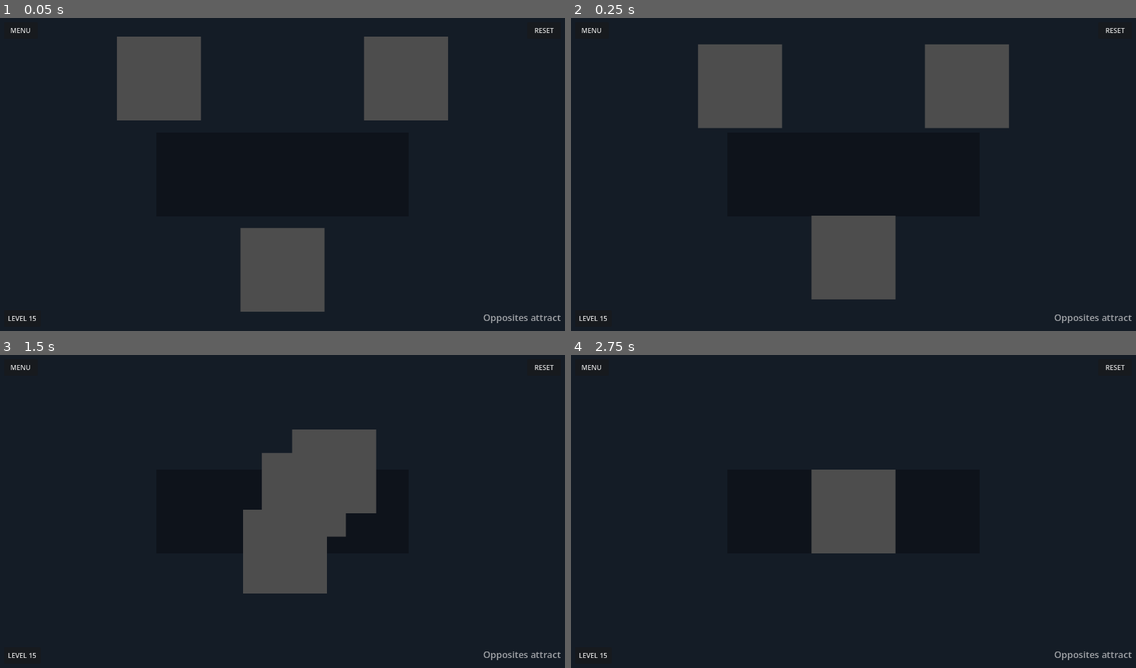
Above: before the commit, frames 1-4 (two rows, left to right).
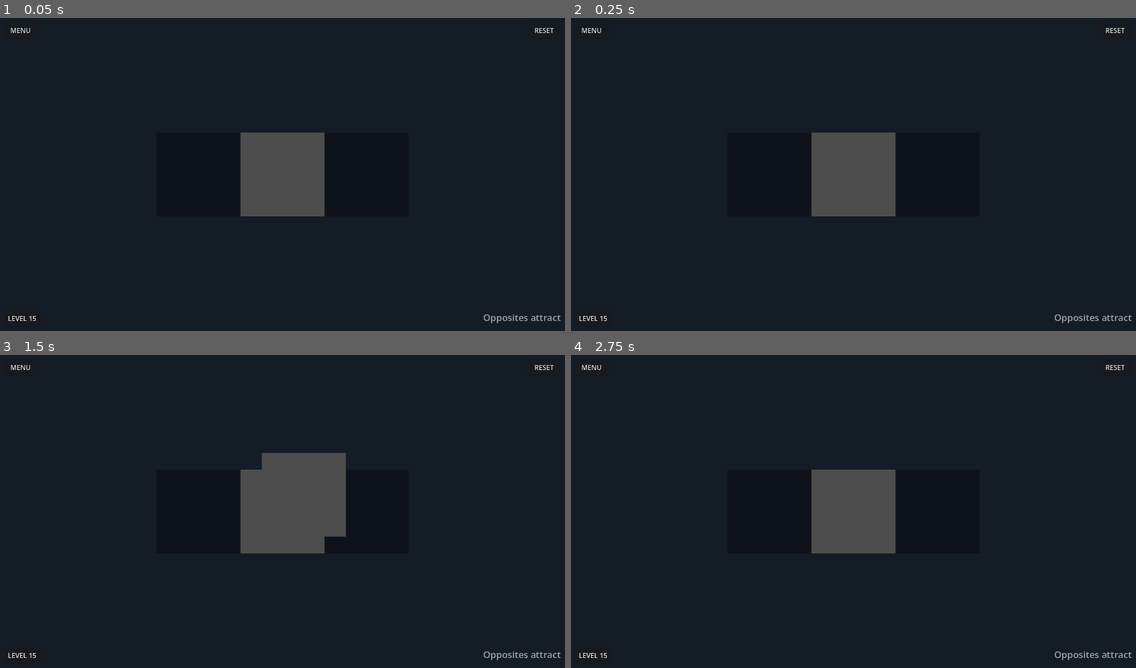
Above: after the commit, the same moments.

Repository: vaillant86/forma
Game: Godot game, scene res://lev_15.tscn
Two runs of this game, one before a commit and one after it. Both use one fixed random seed, a clock stepped at 60 frames per second and the inputs below. This scene is started directly instead of the project's main scene.
Inputs (mouse positions are in pixels of both pictures, inside the frame that each line leads up to):
- Up to frame 1 (0.05 s): no input
- Up to frame 2 (0.25 s): no input
- Up to frame 3 (1.5 s): tap Enter (ui_accept) at 0.5 s; drag from (180, 433) to (282, 580) at 0.52 s; drag from (282, 511) to (344, 461) at 1.27 s
- Up to frame 4 (2.75 s): move the mouse to (881, 489) at 2.02 s; click (881, 489) at 2.17 s

The runs differ from the first frame. In frame 1, 16% of the frame differs, in the area x 20-80%, y 5-94%; in frame 2, 16%; in frame 3, 4.7%; in frame 4, nothing differs.

Commit message:
Backup automatico

Diff:
--- a/scripts/intro.gd
+++ b/scripts/intro.gd
@@ -1,10 +1,11 @@
 extends Control
 
 const MAIN_MENU_PATH = "res://main_menu.tscn"
+# Inserisci qui la durata reale del tuo video (3.0 secondi o quella effettiva)
 const VIDEO_DURATION: float = 3.0
 
 @onready var video_player: VideoStreamPlayer = $VideoStreamPlayer
-var _scena_in_cambiamento: bool = false
+var _scene_on_change: bool = false
 
 func _ready() -> void:
 	if video_player.stream == null:
@@ -14,13 +15,14 @@
 	if not video_player.finished.is_connected(_on_video_finished):
 		video_player.finished.connect(_on_video_finished)
 
+	# Usa la costante VIDEO_DURATION definita sopra invece di chiamare get_length()
 	var timer = get_tree().create_timer(VIDEO_DURATION + 0.5)
 	timer.timeout.connect(_on_video_finished)
 
 	video_player.play()
 
 func _input(event: InputEvent) -> void:
-	if _scena_in_cambiamento:
+	if _scene_on_change:
 		return
 	if event.is_action_pressed("ui_accept"):
 		_change_to_menu()
@@ -28,11 +30,11 @@
 		_change_to_menu()
 
 func _on_video_finished() -> void:
-	if not _scena_in_cambiamento:
+	if not _scene_on_change:
 		_change_to_menu()
 
 func _change_to_menu() -> void:
-	_scena_in_cambiamento = true
+	_scene_on_change = true
 
 	if is_instance_valid(video_player):
 		video_player.stop()
--- a/scripts/lev_15.gd
+++ b/scripts/lev_15.gd
@@ -8,7 +8,7 @@
 extends "res://scripts/level_template.gd"
 
 var magnet_center: Vector2 = Vector2(683, 384)
-var magnet_strength: float = 150.0
+var magnet_strength: float = 400.0
 var active_pieces: Array = []
 
 var slots: Array[Vector2] = [
@@ -16,7 +16,7 @@
 	Vector2(683, 384),
 	Vector2(883, 384)
 ]
-var snap_threshold: float = 60.0
+var snap_threshold: float = 10.0
 
 func setup_level():
 	piece_scale = 1.0
@@ -30,9 +30,9 @@
 	])
 	create_sagoma(punti_sagoma)
 
-	spawn_quadrato("Pezzo_1", Vector2(383, 150))
-	spawn_quadrato("Pezzo_2", Vector2(683, 620))
-	spawn_quadrato("Pezzo_3", Vector2(983, 150))
+	spawn_quadrato("Pezzo_1", Vector2(683, 384))
+	spawn_quadrato("Pezzo_2", Vector2(683, 384))
+	spawn_quadrato("Pezzo_3", Vector2(683, 384))
 
 func _ready():
 	super._ready()
